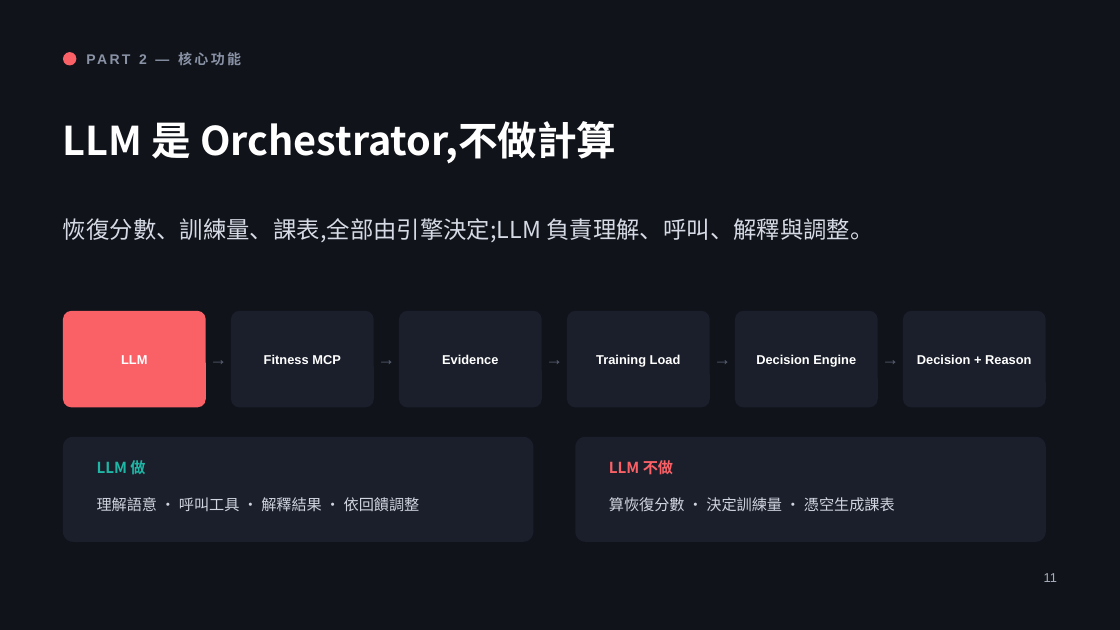
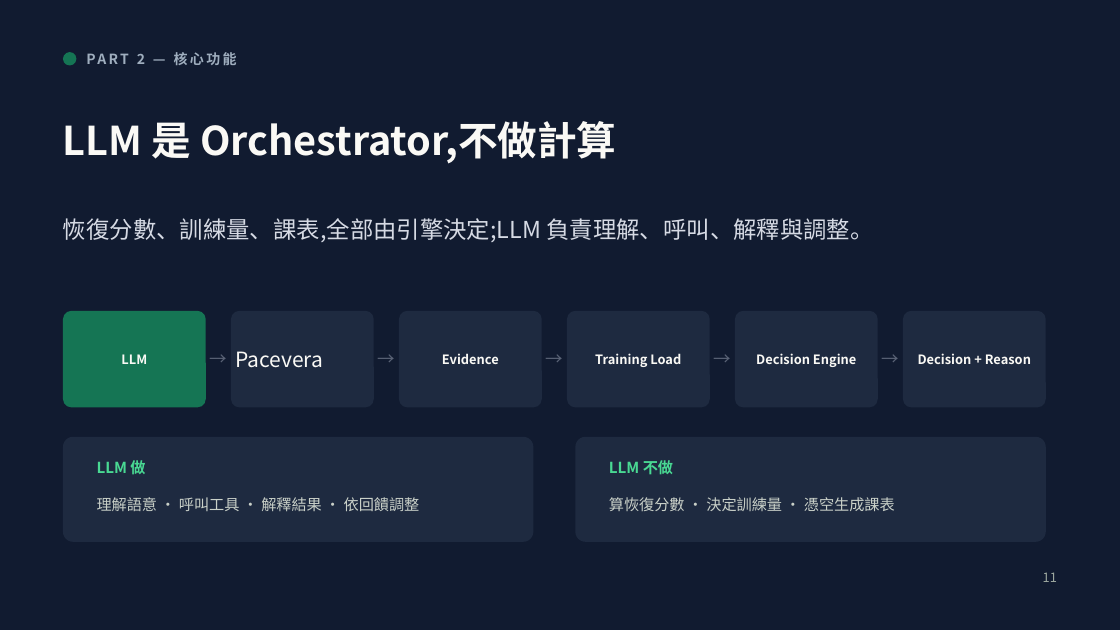
Before and after one commit to henryyeh182/evidra, a slide deck: slide 11 of docs/Fitness-MCP-Product-Vision.pptx. Drawn at 1120x630 pixels with LibreOffice and Linux fonts; fonts in the diff are those of the drawing. Boxes give left, top, right and bottom in pixels: in the first picture for what was removed or moved away, otherwise in the second. Text is boxed around its words. In the diff, an @@ line names an element or a change of style, - is before the commit and + after.

Commit message:
Align product vision deck with Pacevera brand

```diff
--- a/docs/Fitness-MCP-Product-Vision.pptx
+++ b/docs/Fitness-MCP-Product-Vision.pptx
@@ background #10131A to #111B30 @@
@@ ellipse at bbox=[63, 52, 76, 66]: fill #F96167 to #157554 @@
@@ text "PART 2 — 核心功能" at bbox=[137, 52, 237, 65]: font Arial to Noto Sans CJK SC, text colour #8A93A6 to #9FAEBE @@
@@ text "LLM 是 Orchestrator,不做計算" at bbox=[63, 121, 616, 164]: font Noto Sans CJK TC to Noto Sans CJK SC, text colour #FFFFFF to #FAF9F5 @@
@@ text "恢復分數、訓練量、課表,全部由引擎決定;LLM 負責理解、呼叫、解釋與調整。" at bbox=[63, 218, 873, 242]: font Noto Sans CJK TC to Noto Sans CJK SC @@
@@ rounded rectangle at bbox=[63, 311, 206, 408]: fill #F96167 to #157554 @@
@@ font Arial to Noto Sans CJK SC, text colour #FFFFFF to #FAF9F5 in 5 elements at bbox=[121, 354, 147, 364], bbox=[442, 353, 499, 364], bbox=[595, 353, 681, 367], bbox=[756, 353, 856, 367], bbox=[918, 353, 1031, 364] @@
@@ text at bbox=[235, 351, 323, 368]: text changed; size 11 to 18 pt; font Arial to Noto Sans CJK SC; text colour #FFFFFF to #FAF9F5; bold off @@
-Fitness MCP
+Pacevera
@@ font Arial to Noto Sans CJK SC in 5 elements at bbox=[208, 342, 229, 376], bbox=[376, 342, 397, 376], bbox=[544, 342, 565, 376], bbox=[712, 342, 734, 376], bbox=[880, 342, 902, 376] @@
@@ fill #1B1F2B to #1E2A40 in 7 elements at bbox=[231, 311, 374, 408], bbox=[399, 311, 542, 408], bbox=[567, 311, 710, 408], bbox=[735, 311, 878, 408], bbox=[903, 311, 1046, 408], bbox=[63, 437, 534, 542], bbox=[576, 437, 1046, 542] @@
@@ text "LLM 做" at bbox=[97, 460, 145, 474]: font Noto Sans CJK TC to Noto Sans CJK SC, text colour #1FB6A6 to #49D993 @@
@@ text "LLM 不做" at bbox=[609, 460, 673, 475]: font Noto Sans CJK TC to Noto Sans CJK SC, text colour #F96167 to #49D993 @@
@@ text "理解語意 · 呼叫工具 · 解釋結果 ..." at bbox=[97, 497, 420, 511]: font Noto Sans CJK TC to Noto Sans CJK SC, text colour #CFD4DF to #C9D0C8 @@
@@ text "算恢復分數 · 決定訓練量 · 憑空生成課表" at bbox=[609, 497, 895, 511]: font Noto Sans CJK TC to Noto Sans CJK SC, text colour #CFD4DF to #C9D0C8 @@
@@ text "11" at bbox=[1043, 572, 1057, 582]: font Arial to Noto Sans CJK SC, text colour #A8AEBC to #9DA89F @@
```
Also in this commit, not shown: 31 other slides changed, 1 other file.
